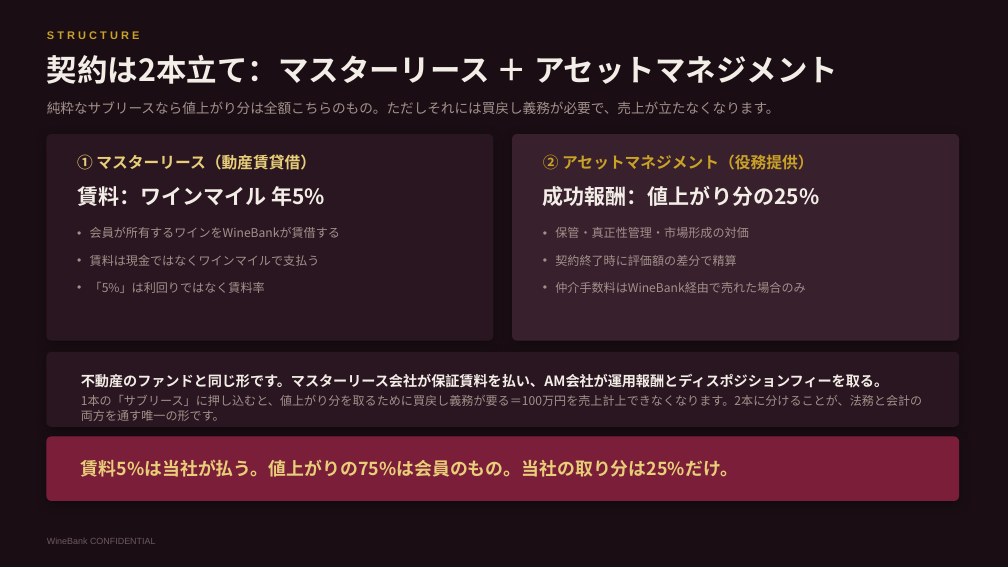
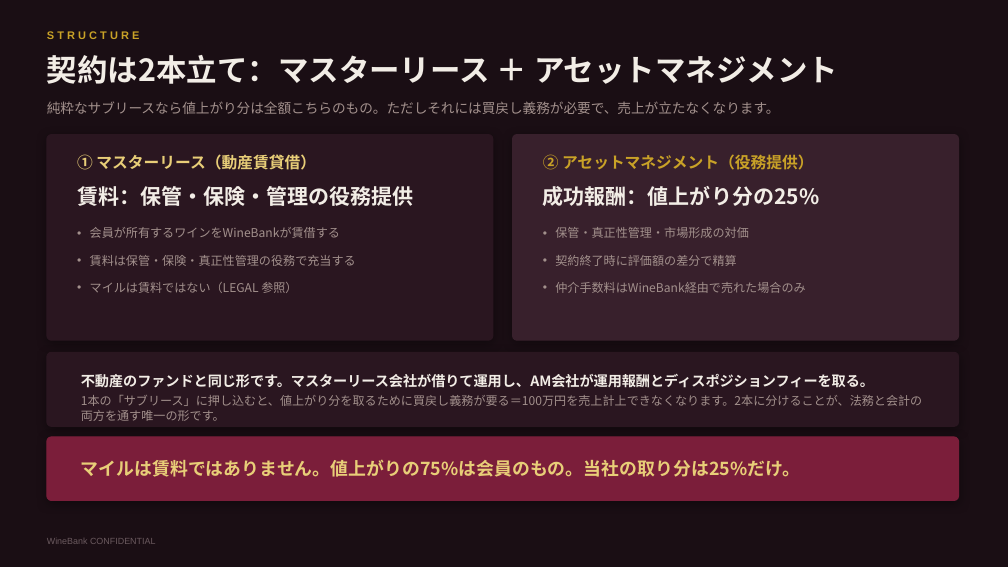
Before and after one commit to nakano-winebank/wine-auction, a slide deck: slide 9 of 提案資料/WineBank_ワインマイル経済圏構想.pptx. Drawn at 1008x567 pixels with LibreOffice and Linux fonts; fonts in the diff are those of the drawing. Boxes give left, top, right and bottom in pixels: in the first picture for what was removed or moved away, otherwise in the second. Text is boxed around its words. In the diff, an @@ line names an element or a change of style, - is before the commit and + after.

```diff
--- a/提案資料/WineBank_ワインマイル経済圏構想.pptx
+++ b/提案資料/WineBank_ワインマイル経済圏構想.pptx
@@ text at box(77, 186, 414, 206): text changed @@
-賃料：ワインマイル 年5%
+賃料：保管・保険・管理の役務提供
@@ text at box(90, 255, 356, 293): text changed @@
-• 賃料は現金ではなくワインマイルで支払う
-• 「5%」は利回りではなく賃料率
+• 賃料は保管・保険・真正性管理の役務で充当する
+• マイルは賃料ではない（LEGAL 参照）
@@ text at box(81, 374, 874, 388): text changed @@
-不動産のファンドと同じ形です。マスターリース会社が保証賃料を払い、AM会社が運用報酬とディスポジションフィーを取る。
+不動産のファンドと同じ形です。マスターリース会社が借りて運用し、AM会社が運用報酬とディスポジションフィーを取る。
@@ text at box(81, 460, 800, 477): text changed @@
-賃料5%は当社が払う。値上がりの75%は会員のもの。当社の取り分は25%だけ。
+マイルは賃料ではありません。値上がりの75%は会員のもの。当社の取り分は25%だけ。
```
Also in this commit, not shown: 4 other slides changed, 4 other files.
